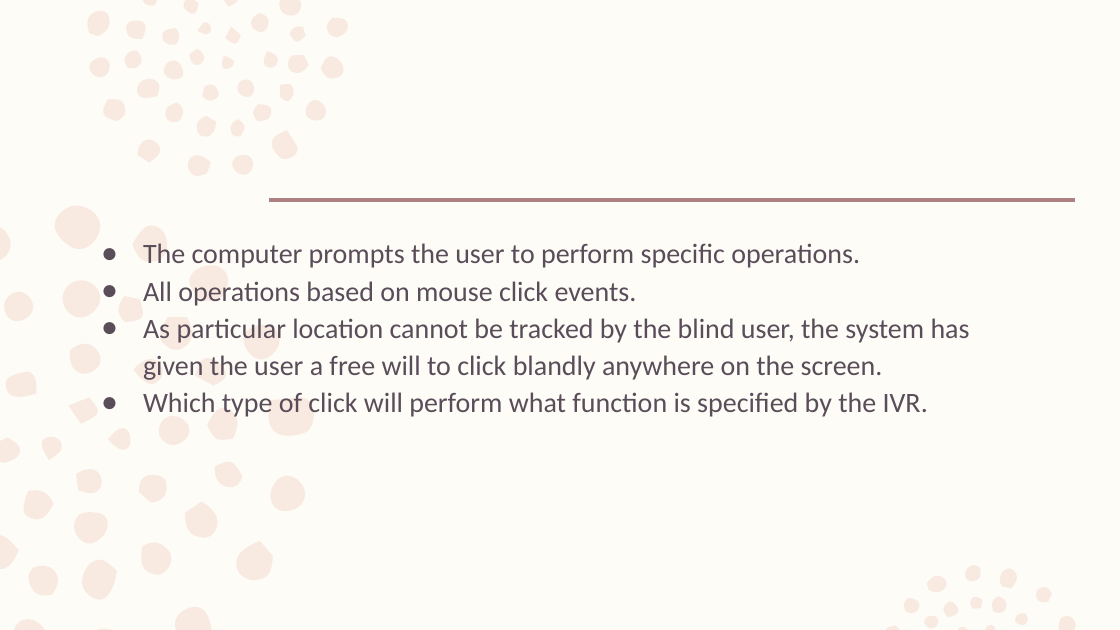
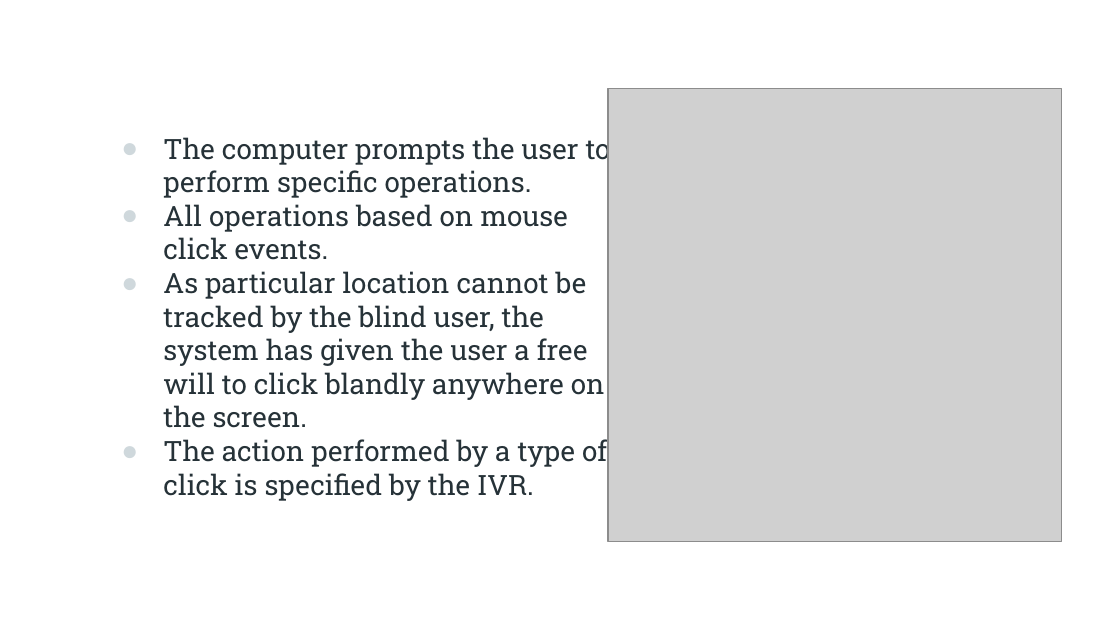
Before and after one commit to kazimsayed954/S5, a slide deck: slide 3 of Design Project/Voice Based Email System for the Visually Impaired 1.pptx (slide 4 before the commit). Drawn at 1120x630 pixels with LibreOffice and Linux fonts; fonts in the diff are those of the drawing; grey boxes stand for pictures; background and template pictures are left out. Boxes give left, top, right and bottom in pixels: in the first picture for what was removed or moved away, otherwise in the second. Text is boxed around its words. In the diff, an @@ line names an element or a change of style, - is before the commit and + after.

```diff
--- a/Design Project/Voice Based Email System for the Visually Impaired 1.pptx
+++ b/Design Project/Voice Based Email System for the Visually Impaired 1.pptx
@@ background #FEFCF7 to picture (left out) @@
@@ freeform shape removed at box(0, 0, 1076, 630) @@
@@ picture added at box(608, 88, 1062, 541) @@
@@ text "The computer prompts the user ...": place and size @@
-text "The computer prompts the user ..." at box(143, 243, 970, 417)
+text "The computer prompts the user ..." at box(163, 133, 611, 501)
@@ text at box(163, 133, 611, 428): font Calibri to Roboto Slab, text colour #5A4D5A to #263238 in "The computer prompts the user to perform ...", "All operations based on mouse click events.", "As particular location cannot be tracked by ..."; line spacing 1.11 to 1 @@
@@ line removed from (270, 199) to (1075, 199) @@
@@ text at box(163, 439, 607, 501): text changed; font Calibri to Roboto Slab; text colour #5A4D5A to #263238 @@
-● Which type of click will perform what function is specified by the IVR.
+● The action performed by a type of click is specified by the IVR.
```
Also in this commit, not shown: 17 other slides changed, 7 slides added, 3 slides removed, 1 other file.
